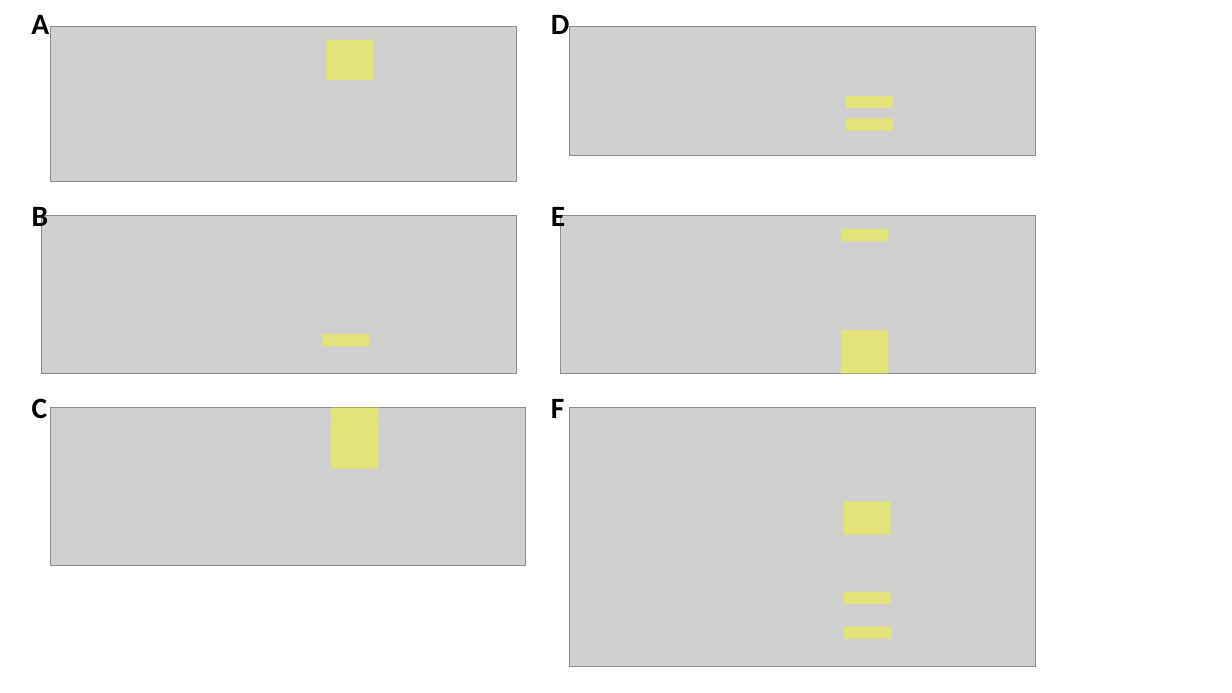
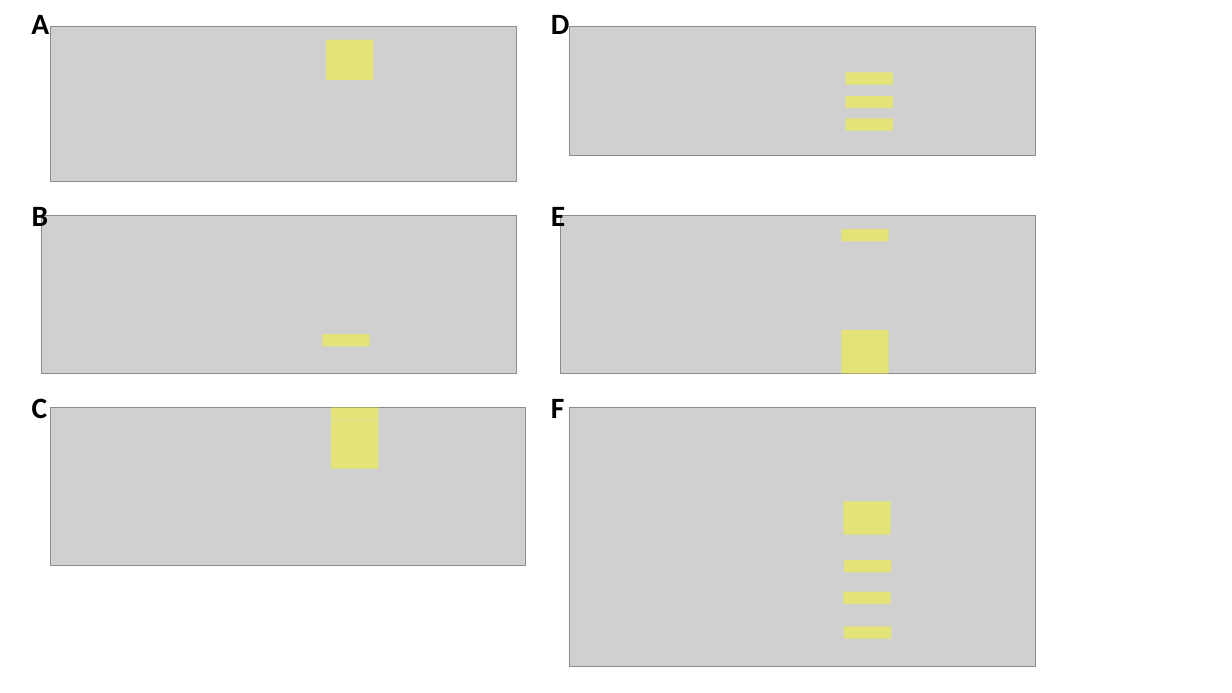
Before and after one commit to brooklabteam/Kettenburg_mada-bat-picornavirus, a slide deck: slide 1 of tanglegram/tanglegram_fig.pptx. Drawn at 1232x693 pixels with LibreOffice and Linux fonts; fonts in the diff are those of the drawing; grey boxes stand for pictures. Boxes give left, top, right and bottom in pixels: in the first picture for what was removed or moved away, otherwise in the second. Text is boxed around its words. In the diff, an @@ line names an element or a change of style, - is before the commit and + after.

```diff
--- a/tanglegram/tanglegram_fig.pptx
+++ b/tanglegram/tanglegram_fig.pptx
@@ rectangle added at box(846, 72, 893, 84), fill #FFFF00 at 41% opacity @@
@@ rectangle added at box(845, 560, 892, 572), fill #FFFF00 at 41% opacity @@
```
Also in this commit, not shown: 1 other slide changed, 2 other files.
